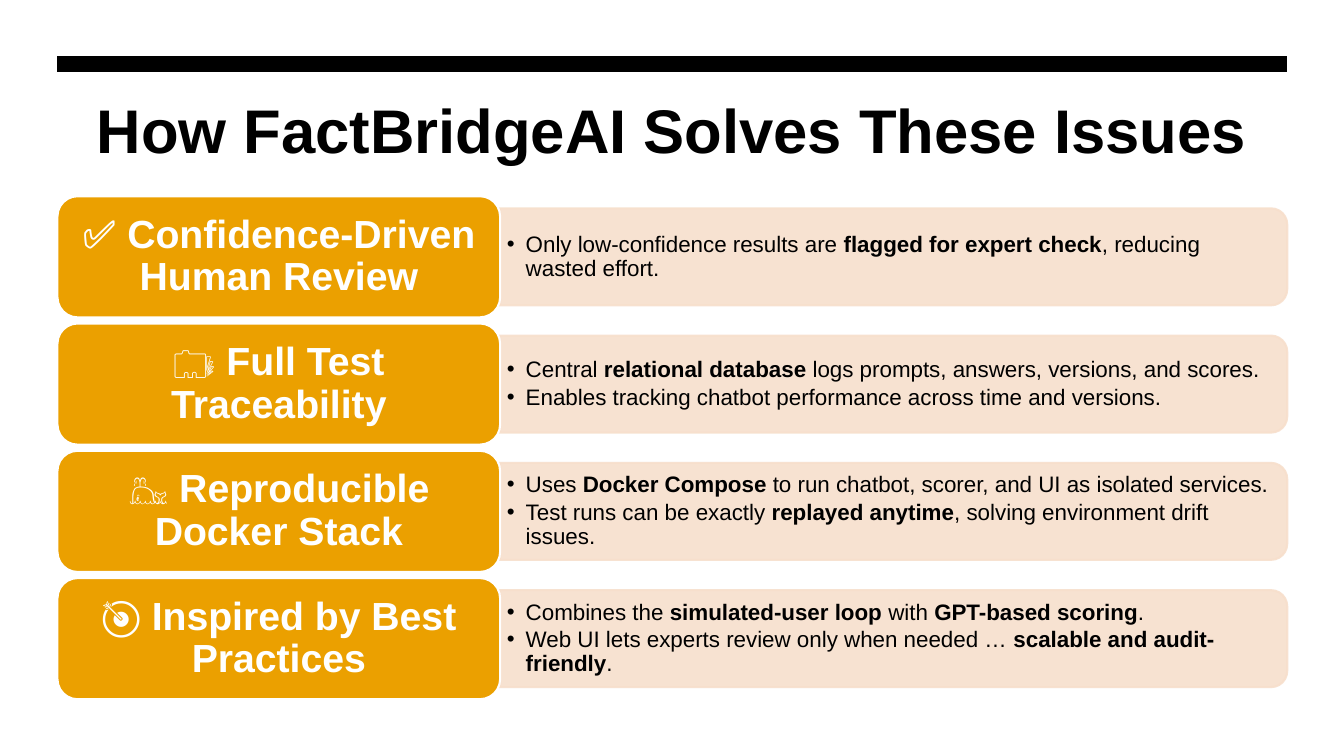
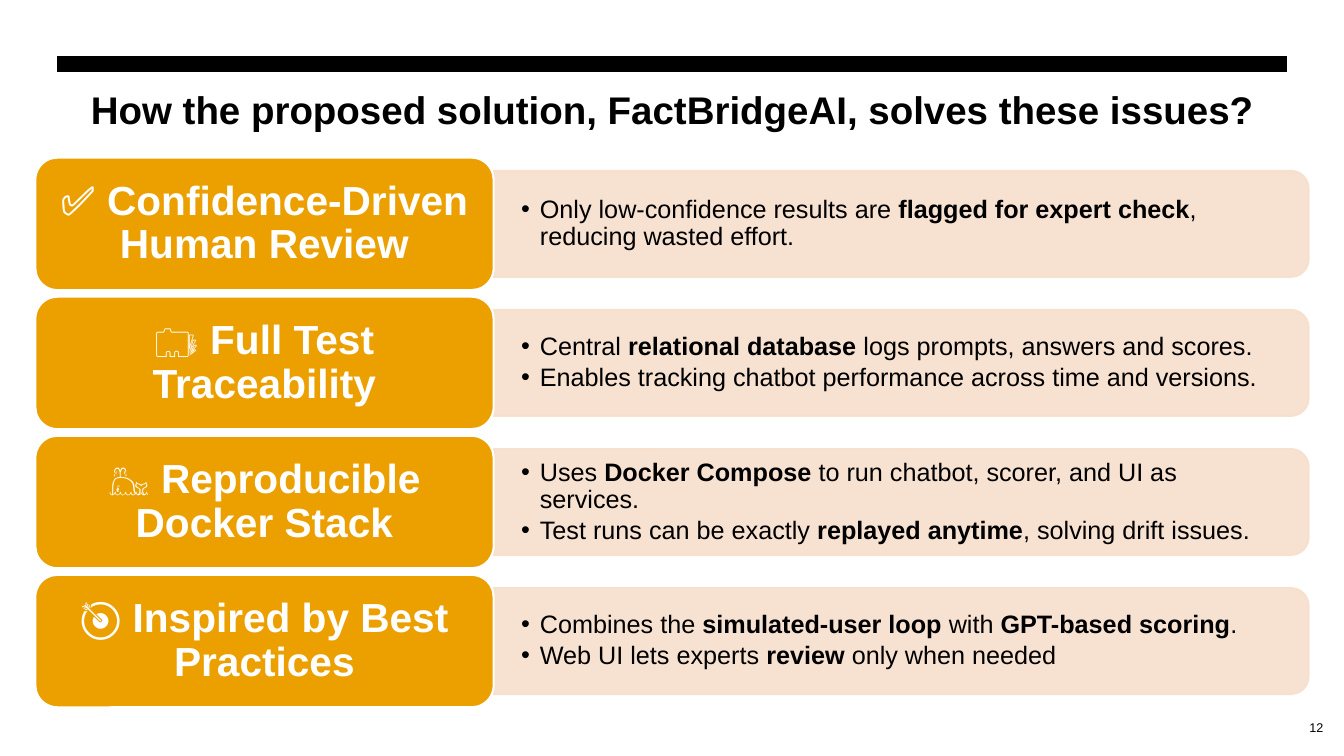
Before and after one commit to saffar4ever/webdev, a slide deck: slide 12 of review paper/Presentation.pptx (slide 10 before the commit). Drawn at 1344x756 pixels with LibreOffice and Linux fonts; fonts in the diff are those of the drawing. Boxes give left, top, right and bottom in pixels: in the first picture for what was removed or moved away, otherwise in the second. Text is boxed around its words. In the diff, an @@ line names an element or a change of style, - is before the commit and + after.

```diff
--- a/review paper/Presentation.pptx
+++ b/review paper/Presentation.pptx
@@ text at box(91, 96, 1253, 131): text changed; size 44 to 27.5 pt @@
-How FactBridgeAI Solves These Issues
+How the proposed solution, FactBridgeAI, solves these issues?
@@ rounded rectangle: place and size @@
-rounded rectangle at box(57, 197, 500, 318)
+rounded rectangle at box(35, 157, 494, 289)
@@ size 28 to 29 pt in 4 elements at box(133, 602, 448, 677), box(136, 463, 420, 538), box(153, 324, 376, 405), box(107, 185, 468, 259) @@
@@ text "✅ Confidence-Driven Human Review": place and size @@
-text "✅ Confidence-Driven Human Review" at box(127, 219, 475, 291)
+text "✅ Confidence-Driven Human Review" at box(107, 185, 468, 259)
@@ text "Only low-confidence results are flagged ...": place and size @@
-text "Only low-confidence results are flagged ..." at box(526, 235, 1200, 277)
+text "Only low-confidence results are flagged ..." at box(540, 199, 1197, 251)
@@ text "Only low-confidence results are flagged ..." at box(540, 199, 1197, 251): size 16 to 18 pt @@
@@ round same rect: place and size @@
-round same rect at box(500, 208, 1287, 305)
+round same rect at box(494, 171, 1308, 277)
@@ rounded rectangle: place and size @@
-rounded rectangle at box(57, 324, 500, 445)
+rounded rectangle at box(35, 296, 494, 429)
@@ text "🗂️ Full Test Traceability": place and size @@
-text "🗂️ Full Test Traceability" at box(171, 346, 386, 426)
+text "🗂️ Full Test Traceability" at box(153, 324, 376, 405)
@@ text "Central relational database logs prompts, ...": place and size @@
-text "Central relational database logs prompts, ..." at box(526, 360, 1259, 410)
+text "Central relational database logs prompts, ..." at box(540, 336, 1257, 392)
@@ round same rect: place and size @@
-round same rect at box(500, 336, 1287, 433)
+round same rect at box(494, 310, 1308, 416)
@@ text at box(540, 336, 1252, 361): text changed; size 16 to 18 pt @@
-  • Central relational database logs prompts, answers, versions, and scores.
+  • Central relational database logs prompts, answers and scores.
@@ text at box(540, 367, 1257, 392): size 16 to 18 pt in "Enables tracking chatbot performance across time and ..." @@
@@ rounded rectangle: place and size @@
-rounded rectangle at box(57, 451, 500, 572)
+rounded rectangle at box(35, 436, 494, 568)
@@ text "🐳 Reproducible Docker Stack": place and size @@
-text "🐳 Reproducible Docker Stack" at box(155, 473, 429, 546)
+text "🐳 Reproducible Docker Stack" at box(136, 463, 420, 538)
@@ round same rect: place and size @@
-round same rect at box(500, 463, 1287, 560)
+round same rect at box(494, 449, 1308, 555)
@@ text at box(540, 462, 1249, 545): text changed; size 16 to 18 pt @@
-  • Uses Docker Compose to run chatbot, scorer, and UI as isolated services.
-  • Test runs can be exactly replayed anytime, solving environment drift issues.
+  • Uses Docker Compose to run chatbot, scorer, and UI as services.
+  • Test runs can be exactly replayed anytime, solving drift issues.
@@ rounded rectangle: place and size @@
-rounded rectangle at box(57, 578, 500, 699)
+rounded rectangle at box(35, 575, 494, 707)
@@ text "🎯 Inspired by Best Practices": place and size @@
-text "🎯 Inspired by Best Practices" at box(152, 601, 456, 673)
+text "🎯 Inspired by Best Practices" at box(133, 602, 448, 677)
@@ round same rect: place and size @@
-round same rect at box(500, 590, 1287, 687)
+round same rect at box(494, 588, 1308, 694)
@@ text at box(540, 614, 1237, 639): size 16 to 18 pt in "Combines the simulated-user loop with GPT-based scoring." @@
@@ text at box(540, 645, 1056, 670): text changed; size 16 to 18 pt @@
-  • Web UI lets experts review only when needed … scalable and audit-friendly.
+  • Web UI lets experts review only when needed
@@ page number added at box(1309, 723, 1323, 732), 9 pt, text #000000 @@
+12
```
Also in this commit, not shown: 10 other slides changed, 3 slides added, 1 other file.
